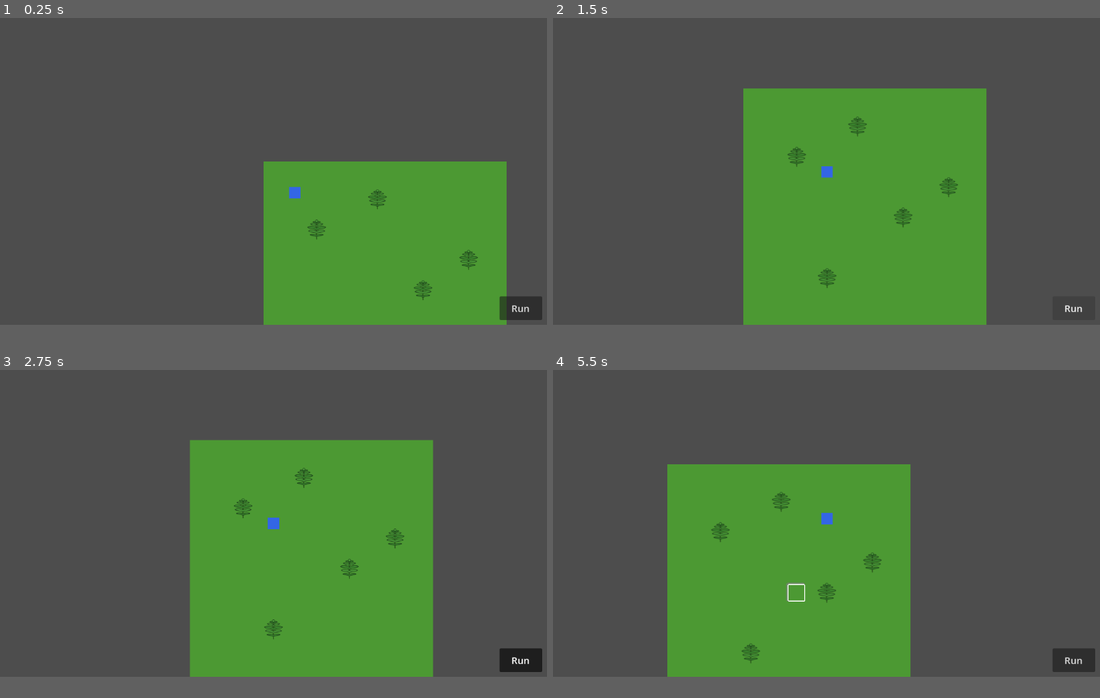
Above: before the commit, frames 1-4 (two rows, left to right).
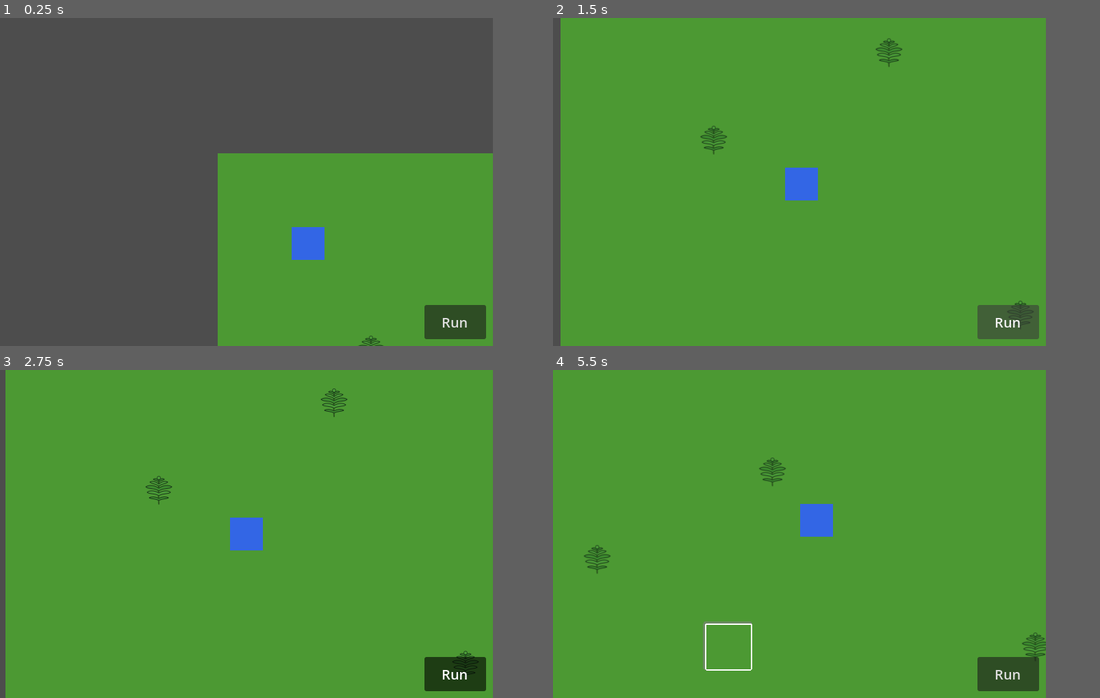
Above: after the commit, the same moments.

Repository: tannerbroberts/chaotic-nature
Game: Godot game, scene res://scenes/world.tscn
The game is run twice, just before and just after one commit, with the same random seed, the same clock (stepped at 60 frames per second) and the same inputs.
Inputs (mouse positions are in pixels of both pictures, inside the frame that each line leads up to):
- Up to frame 1 (0.25 s): no input
- Up to frame 2 (1.5 s): click "Run" at 0.5 s; click "Run" at 1.25 s
- Up to frame 3 (2.75 s): click "Run" at 2 s
- Up to frame 4 (5.5 s): tap Enter at 2.75 s; move the mouse to (946, 507) at 2.77 s; tap R every 0.75 s from 2.85 to 5.1 s; click (946, 507) at 2.92 s; move the mouse to (717, 537) at 3.52 s; click (717, 537) at 3.67 s; move the mouse to (881, 455) at 4.27 s; click (881, 455) at 4.42 s; move the mouse to (799, 583) at 5.02 s; click (799, 583) at 5.17 s
In our replay, the window is 799x449 before the commit and 720x480 after it. These sizes can differ from the game's own. Grey fills any space a smaller window leaves; there, only what the larger window draws over its background counts as a difference.

The runs differ from the first frame. In frame 1, 12% of the frame differs, in the area x 0-100%, y 41-100%; in frame 2, 52%; in frame 3, 54%; in frame 4, 58%, in the area x 0-100%, y 0-98%.

Commit message:
multiple players joining a federated server

Diff:
--- a/project.godot
+++ b/project.godot
@@ -18,6 +18,15 @@
 run/main_scene="res://scenes/world.tscn"
 config/features=PackedStringArray("4.6")
 
+[display]
+
+window/size/viewport_width=720
+window/size/viewport_height=480
+window/stretch/mode="canvas_items"
+window/stretch/aspect="expand"
+window/handheld/orientation=4
+
 [autoload]
 
 GameTickManager="*res://scripts/game_tick_manager.gd"
+NetworkManager="*res://scripts/network/network_manager.gd"
--- a/scenes/world.tscn
+++ b/scenes/world.tscn
@@ -8,10 +8,10 @@
 [ext_resource type="Script" path="res://scripts/tap_highlight.gd" id="6"]
 
 [sub_resource type="TileSet" id="TileSet_001"]
-tile_size = Vector2i(32, 32)
+tile_size = Vector2i(64, 64)
 
 [sub_resource type="TileSet" id="TileSet_002"]
-tile_size = Vector2i(32, 32)
+tile_size = Vector2i(64, 64)
 
 [node name="World" type="Node2D"]
 script = ExtResource("4")
--- a/scripts/input_handler.gd
+++ b/scripts/input_handler.gd
@@ -35,6 +35,11 @@
 	# Show tap-scrim highlight on the top-level asset at this tile.
 	if _tap_highlight:
 		_tap_highlight.highlight_at(clicked_tile)
-	var path: Array[Vector2i] = _pathfinder.find_path(player.tile_pos, clicked_tile)
-	if path.size() > 0:
-		player.walk_queue = path
+	if NetworkManager.my_player_id >= 0:
+		# Server-authoritative: send input, server does pathfinding.
+		NetworkManager.send_move_to(clicked_tile.x, clicked_tile.y)
+	else:
+		# Offline fallback: local pathfinding.
+		var path: Array[Vector2i] = _pathfinder.find_path(player.tile_pos, clicked_tile)
+		if path.size() > 0:
+			player.walk_queue = path
--- /dev/null
+++ b/scripts/network/codec.gd
@@ -0,0 +1,108 @@
+class_name Codec
+extends RefCounted
+## Binary TLV encoder/decoder for the Chaotic Nature protocol.
+##
+## Wire format for every message:
+##   [ type: u8 | length: u16 | payload: N bytes ]
+##
+## All multi-byte values are LITTLE-ENDIAN.
+## See server/protocol.json for the full schema.
+
+const HEADER_SIZE := 3
+
+# ── Message IDs ──────────────────────────────────────────────────────────────
+
+enum Msg {
+	MOVE_TO      = 1,
+	TOGGLE_RUN   = 2,
+	TICK_STATE   = 10,
+	PLAYER_JOIN  = 11,
+	PLAYER_LEAVE = 12,
+	WELCOME      = 13,
+}
+
+# ── Encode (client → server) ────────────────────────────────────────────────
+
+static func encode_move_to(target_x: int, target_y: int) -> PackedByteArray:
+	var buf := StreamPeerBuffer.new()
+	buf.big_endian = false
+	buf.put_u8(Msg.MOVE_TO)
+	buf.put_u16(4)  # payload length: i16 + i16
+	buf.put_16(target_x)
+	buf.put_16(target_y)
+	return buf.data_array
+
+static func encode_toggle_run(running: bool) -> PackedByteArray:
+	var buf := StreamPeerBuffer.new()
+	buf.big_endian = false
+	buf.put_u8(Msg.TOGGLE_RUN)
+	buf.put_u16(1)
+	buf.put_u8(1 if running else 0)
+	return buf.data_array
+
+# ── Decode (server → client) ────────────────────────────────────────────────
+
+## Decoded message container.
+class Message:
+	var type: int
+	var payload: Dictionary
+
+	func _init(t: int, p: Dictionary) -> void:
+		type = t
+		payload = p
+
+static func decode(data: PackedByteArray) -> Message:
+	var buf := StreamPeerBuffer.new()
+	buf.big_endian = false
+	buf.data_array = data
+
+	var type := buf.get_u8()
+	var length := buf.get_u16()
+
+	match type:
+		Msg.WELCOME:
+			var player_id := buf.get_u16()
+			var tile_x := buf.get_16()
+			var tile_y := buf.get_16()
+			return Message.new(type, {
+				"player_id": player_id,
+				"tile_x": tile_x,
+				"tile_y": tile_y,
+			})
+		Msg.TICK_STATE:
+			var tick_number := buf.get_u32()
+			var player_count := buf.get_u16()
+			var players: Array[Dictionary] = []
+			for i in player_count:
+				var pid := buf.get_u16()
+				var tx := buf.get_16()
+				var ty := buf.get_16()
+				var flags := buf.get_u8()
+				players.append({
+					"player_id": pid,
+					"tile_x": tx,
+					"tile_y": ty,
+					"running": (flags & 1) == 1,
+				})
+			return Message.new(type, {
+				"tick_number": tick_number,
+				"players": players,
+			})
+		Msg.PLAYER_JOIN:
+			var player_id := buf.get_u16()
+			var tile_x := buf.get_16()
+			var tile_y := buf.get_16()
+			return Message.new(type, {
+				"player_id": player_id,
+				"tile_x": tile_x,
+				"tile_y": tile_y,
+			})
+		Msg.PLAYER_LEAVE:
+			var player_id := buf.get_u16()
+			return Message.new(type, {
+				"player_id": player_id,
+			})
+		_:
+			# Unknown message — skip payload (forward compat).
+			buf.seek(buf.get_position() + length)
+			return Message.new(type, {})
--- /dev/null
+++ b/scripts/network/network_manager.gd
@@ -0,0 +1,112 @@
+extends Node
+## NetworkManager — Autoload singleton that manages the WebSocket connection
+## to the authoritative game server.
+##
+## Emits signals that the rest of the game listens to. Sends player inputs
+## (MOVE_TO, TOGGLE_RUN) and receives authoritative state (TICK_STATE, etc.).
+
+const CodecScript = preload("res://scripts/network/codec.gd")
+
+signal connected
+signal disconnected
+signal welcome_received(player_id: int, tile_x: int, tile_y: int)
+signal tick_state_received(tick_number: int, players: Array[Dictionary])
+signal player_joined(player_id: int, tile_x: int, tile_y: int)
+signal player_left(player_id: int)
+
+const WS_PORT := 9001
+
+var server_url := ""
+var my_player_id := -1
+
+var _socket := WebSocketPeer.new()
+var _connected := false
+
+func _ready() -> void:
+	set_process(false)
+
+## Build the WebSocket URL from the browser's current hostname so the client
+## always connects back to the same machine that served the page — works on
+## localhost, LAN IPs, and future production domains with zero config.
+func _resolve_server_url() -> String:
+	var host := "127.0.0.1"
+	if OS.has_feature("web"):
+		var js_host: String = JavaScriptBridge.eval("window.location.hostname", true)
+		if js_host != "":
+			host = js_host
+	return "ws://%s:%d" % [host, WS_PORT]
+
+## Call this to initiate the connection. Can be called from a menu or on startup.
+func connect_to_server(url := "") -> void:
+	if url != "":
+		server_url = url
+	elif server_url == "":
+		server_url = _resolve_server_url()
+	var err := _socket.connect_to_url(server_url)
+	if err != OK:
+		push_error("NetworkManager: failed to connect — ", err)
+		return
+	set_process(true)
+
+func _process(_delta: float) -> void:
+	_socket.poll()
+
+	var state := _socket.get_ready_state()
+
+	if state == WebSocketPeer.STATE_OPEN:
+		if not _connected:
+			_connected = true
+			connected.emit()
+			print("NetworkManager: connected to ", server_url)
+		# Drain incoming messages.
+		while _socket.get_available_packet_count() > 0:
+			var data := _socket.get_packet()
+			_handle_packet(data)
+
+	elif state == WebSocketPeer.STATE_CLOSED:
+		if _connected:
+			_connected = false
+			my_player_id = -1
+			disconnected.emit()
+			print("NetworkManager: disconnected (code ", _socket.get_close_code(), ")")
+		set_process(false)
+
+# ── Send helpers ─────────────────────────────────────────────────────────────
+
+func send_move_to(target_x: int, target_y: int) -> void:
+	if not _connected:
+		return
+	_socket.send(CodecScript.encode_move_to(target_x, target_y))
+
+func send_toggle_run(running: bool) -> void:
+	if not _connected:
+		return
+	_socket.send(CodecScript.encode_toggle_run(running))
+
+# ── Receive handling ─────────────────────────────────────────────────────────
+
+func _handle_packet(data: PackedByteArray) -> void:
+	var msg := CodecScript.decode(data)
+	match msg.type:
+		CodecScript.Msg.WELCOME:
+			my_player_id = msg.payload["player_id"]
+			welcome_received.emit(
+				msg.payload["player_id"],
+				msg.payload["tile_x"],
+				msg.payload["tile_y"],
+			)
+		CodecScript.Msg.TICK_STATE:
+			tick_state_received.emit(
+				msg.payload["tick_number"],
+				msg.payload["players"],
+			)
+		CodecScript.Msg.PLAYER_JOIN:
+			player_joined.emit(
+				msg.payload["player_id"],
+				msg.payload["tile_x"],
+				msg.payload["tile_y"],
+			)
+		CodecScript.Msg.PLAYER_LEAVE:
+			player_left.emit(
+				msg.payload["player_id"],
+			)
--- a/scripts/player.gd
+++ b/scripts/player.gd
@@ -12,14 +12,15 @@
 var _lerp_progress := 1.0  # Start fully arrived.
 
 func _ready() -> void:
-	tilemap = get_node(tilemap_path) as TileMapLayer
+	if tilemap_path != NodePath(""):
+		tilemap = get_node(tilemap_path) as TileMapLayer
 	GameTickManager.tick.connect(_on_tick)
 	_visual_start = position
 	_visual_target = position
 	# Create a placeholder sprite if the Sprite2D has no texture.
 	var sprite := $Sprite2D as Sprite2D
 	if sprite and sprite.texture == null:
-		var img := Image.create(24, 24, false, Image.FORMAT_RGBA8)
+		var img := Image.create(48, 48, false, Image.FORMAT_RGBA8)
 		img.fill(Color(0.2, 0.4, 0.9))  # Blue player square.
 		sprite.texture = ImageTexture.create_from_image(img)
 
--- a/scripts/world.gd
+++ b/scripts/world.gd
@@ -1,9 +1,12 @@
 extends Node2D
+
+const PlayerScene = preload("res://scenes/player.tscn")
 
 @onready var tilemap: TileMapLayer = $TileMapLayer
 @onready var player: Node2D = $Player
 
 var _run_button: Button
+var _remote_players: Dictionary = {}  # player_id (int) -> Node2D
 
 func _ready() -> void:
 	_setup_tileset()
@@ -12,6 +15,12 @@
 	player.set_tile_pos(Vector2i(5, 5))
 	player.position = tilemap.map_to_local(Vector2i(5, 5))
 	_create_run_button()
+	# Connect to the game server.
+	NetworkManager.welcome_received.connect(_on_welcome)
+	NetworkManager.tick_state_received.connect(_on_tick_state)
+	NetworkManager.player_joined.connect(_on_player_joined)
+	NetworkManager.player_left.connect(_on_player_left)
+	NetworkManager.connect_to_server()
 
 func _setup_tileset() -> void:
 	var tile_set := tilemap.tile_set
@@ -22,11 +31,11 @@
 	# Create a simple colored tile source (no texture needed).
 	var source := TileSetAtlasSource.new()
 	# Create a 1x1 pixel placeholder image as texture.
-	var img := Image.create(32, 32, false, Image.FORMAT_RGBA8)
+	var img := Image.create(64, 64, false, Image.FORMAT_RGBA8)
 	img.fill(Color(0.3, 0.6, 0.2))  # Green grass color.
 	var tex := ImageTexture.create_from_image(img)
 	source.texture = tex
-	source.texture_region_size = Vector2i(32, 32)
+	source.texture_region_size = Vector2i(64, 64)
 	tile_set.add_source(source, 0)
 	# Create tile at atlas coords (0, 0).
 	source.create_tile(Vector2i(0, 0))
@@ -47,6 +56,8 @@
 		if key.keycode == KEY_R and key.pressed and not key.echo:
 			player.is_running = not player.is_running
 			_run_button.button_pressed = player.is_running
+			if NetworkManager.my_player_id >= 0:
+				NetworkManager.send_toggle_run(player.is_running)
 			print("Running: ", player.is_running)
 
 func _create_run_button() -> void:
@@ -71,4 +82,52 @@
 
 func _on_run_toggled(pressed: bool) -> void:
 	player.is_running = pressed
+	if NetworkManager.my_player_id >= 0:
+		NetworkManager.send_toggle_run(pressed)
 	print("Running: ", pressed)
+
+# ── Network callbacks ────────────────────────────────────────────────────────
+
+func _on_welcome(player_id: int, tile_x: int, tile_y: int) -> void:
+	player.set_tile_pos(Vector2i(tile_x, tile_y))
+	player.position = tilemap.map_to_local(Vector2i(tile_x, tile_y))
+	print("Welcome: player_id=", player_id, " at (", tile_x, ",", tile_y, ")")
+
+func _on_tick_state(_tick_number: int, players: Array[Dictionary]) -> void:
+	for p: Dictionary in players:
+		var pid: int = p["player_id"]
+		var tile := Vector2i(p["tile_x"], p["tile_y"])
+		if pid == NetworkManager.my_player_id:
+			player.set_tile_pos(tile)
+		elif pid in _remote_players:
+			(_remote_players[pid] as Node2D).set_tile_pos(tile)
+		else:
+			_spawn_remote(pid, tile.x, tile.y)
+
+func _on_player_joined(player_id: int, tile_x: int, tile_y: int) -> void:
+	if player_id == NetworkManager.my_player_id:
+		return
+	if player_id not in _remote_players:
+		_spawn_remote(player_id, tile_x, tile_y)
+
+func _on_player_left(player_id: int) -> void:
+	if player_id in _remote_players:
+		(_remote_players[player_id] as Node2D).queue_free()
+		_remote_players.erase(player_id)
+		print("Player ", player_id, " left")
+
+func _spawn_remote(player_id: int, tile_x: int, tile_y: int) -> void:
+	var remote := PlayerScene.instantiate()
+	remote.tilemap_path = remote.get_path_to(tilemap)
+	add_child(remote)
+	# tilemap_path must resolve after adding to tree, so set it directly.
+	remote.tilemap = tilemap
+	var tile := Vector2i(tile_x, tile_y)
+	remote.set_tile_pos(tile)
+	remote.position = tilemap.map_to_local(tile)
+	# Tint remote players a different colour.
+	var sprite := remote.get_node("Sprite2D") as Sprite2D
+	if sprite:
+		sprite.modulate = Color(0.9, 0.3, 0.2)  # Red-ish
+	_remote_players[player_id] = remote
+	print("Player ", player_id, " joined at (", tile_x, ",", tile_y, ")")
--- /dev/null
+++ b/server/protocol.json
@@ -0,0 +1,72 @@
+{
+  "version": 1,
+  "types": {
+    "uint8":  { "size": 1, "signed": false },
+    "int16":  { "size": 2, "signed": true },
+    "uint16": { "size": 2, "signed": false },
+    "uint32": { "size": 4, "signed": false }
+  },
+  "messages": {
+    "MOVE_TO": {
+      "id": 1,
+      "direction": "client_to_server",
+      "description": "Client requests pathfinding movement to a target tile.",
+      "fields": [
+        { "name": "target_x", "type": "int16" },
+        { "name": "target_y", "type": "int16" }
+      ]
+    },
+    "TOGGLE_RUN": {
+      "id": 2,
+      "direction": "client_to_server",
+      "description": "Client toggles walk/run mode.",
+      "fields": [
+        { "name": "running", "type": "uint8", "comment": "1 = running, 0 = walking" }
+      ]
+    },
+    "TICK_STATE": {
+      "id": 10,
+      "direction": "server_to_client",
+      "description": "Broadcast every tick with positions of all players in the instance.",
+      "fields": [
+        { "name": "tick_number", "type": "uint32" },
+        { "name": "players", "type": "array", "element": {
+          "fields": [
+            { "name": "player_id", "type": "uint16" },
+            { "name": "tile_x", "type": "int16" },
+            { "name": "tile_y", "type": "int16" },
+            { "name": "flags", "type": "uint8", "comment": "bit 0 = running" }
+          ]
+        }}
+      ]
+    },
+    "PLAYER_JOIN": {
+      "id": 11,
+      "direction": "server_to_client",
+      "description": "A new player has joined the instance.",
+      "fields": [
+        { "name": "player_id", "type": "uint16" },
+        { "name": "tile_x", "type": "int16" },
+        { "name": "tile_y", "type": "int16" }
+      ]
+    },
+    "PLAYER_LEAVE": {
+      "id": 12,
+      "direction": "server_to_client",
+      "description": "A player has left the instance.",
+      "fields": [
+        { "name": "player_id", "type": "uint16" }
+      ]
+    },
+    "WELCOME": {
+      "id": 13,
+      "direction": "server_to_client",
+      "description": "Sent to the connecting client with their assigned player ID and spawn tile.",
+      "fields": [
+        { "name": "player_id", "type": "uint16" },
+        { "name": "tile_x", "type": "int16" },
+        { "name": "tile_y", "type": "int16" }
+      ]
+    }
+  }
+}
Not shown, changed: export_presets.cfg
Not shown, added: scripts/network/codec.gd.uid
Not shown, added: scripts/network/network_manager.gd.uid
Not shown, added: server/package-lock.json
Not shown, added: server/package.json
Not shown, added: README.md
Not shown, changed: exports/index.html
Not shown, changed: exports/index.pck
Not shown, added: server/codec.js
Not shown, added: server/game_server.js
Not shown, added: server/pathfinder.js
